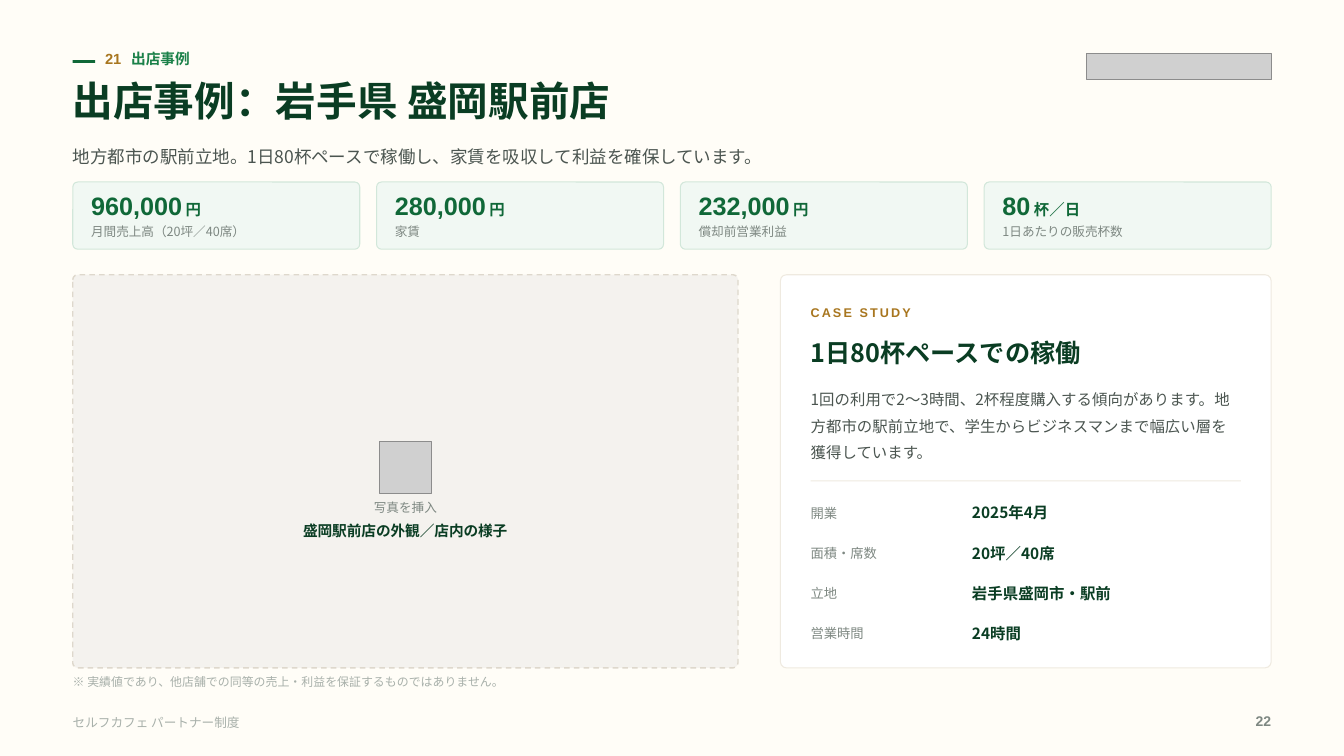
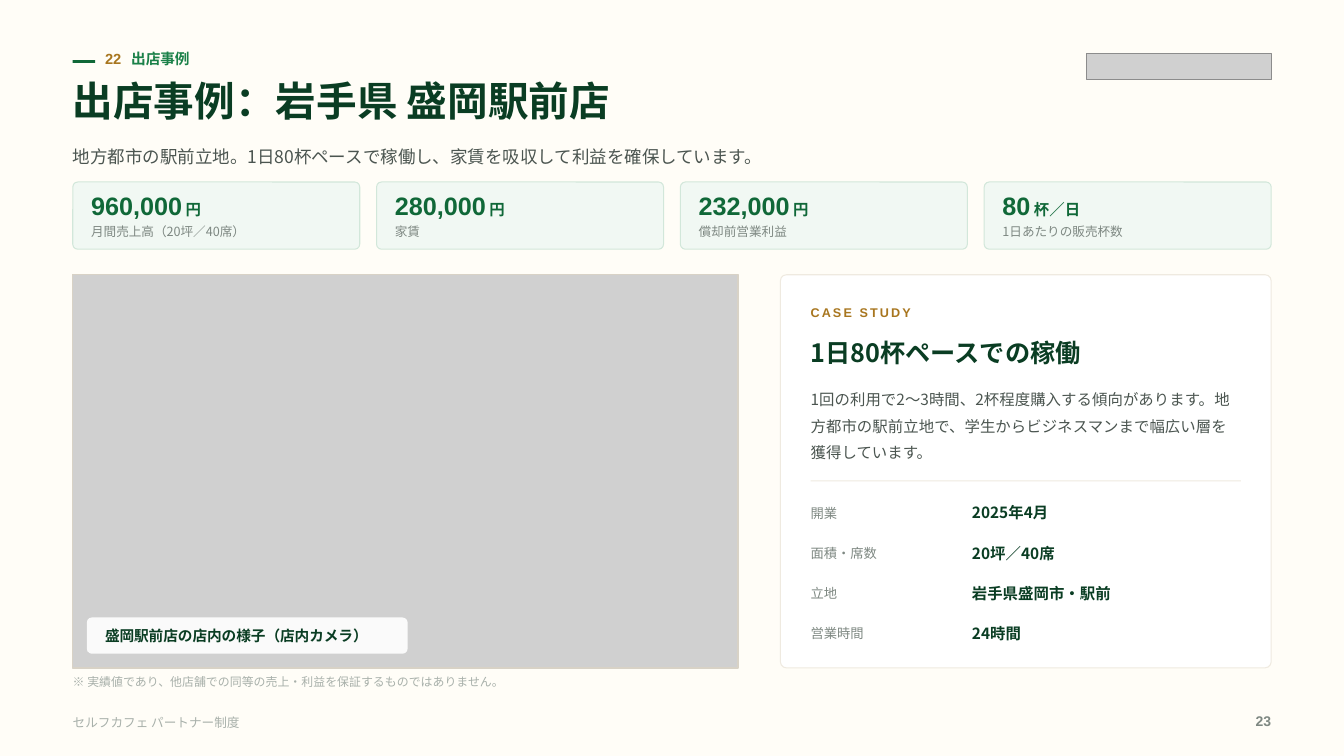
Before and after one commit to a5408071-cmd/suzuki-ceo, a slide deck: slide 23 of selfcafe-partner-deck/selfcafe-partner-deck.pptx (slide 22 before the commit). Drawn at 1344x756 pixels with LibreOffice and Linux fonts; fonts in the diff are those of the drawing; grey boxes stand for pictures. Boxes give left, top, right and bottom in pixels: in the first picture for what was removed or moved away, otherwise in the second. Text is boxed around its words. In the diff, an @@ line names an element or a change of style, - is before the commit and + after.

```diff
--- a/selfcafe-partner-deck/selfcafe-partner-deck.pptx
+++ b/selfcafe-partner-deck/selfcafe-partner-deck.pptx
@@ text at box(105, 51, 189, 66): text changed @@
-21 出店事例
+22 出店事例
@@ rounded rectangle removed at box(73, 275, 738, 668) @@
@@ picture added at box(73, 275, 738, 668) @@
@@ rectangle added at box(73, 275, 738, 668), outline #D8D2C6 1 pt @@
@@ picture removed at box(379, 442, 432, 494) @@
@@ text removed at box(374, 501, 437, 513) @@
-写真を挿入
@@ rounded rectangle added at box(87, 618, 407, 654), fill #FFFFFF at 90% opacity @@
@@ text at box(105, 628, 368, 643): text changed @@
-盛岡駅前店の外観／店内の様子
+盛岡駅前店の店内の様子（店内カメラ）
@@ text "盛岡駅前店の店内の様子（店内カメラ）" at box(105, 628, 368, 643): vertical alignment top to middle @@
```
Also in this commit, not shown: 15 other slides changed, 1 slide added, 20 other files.
